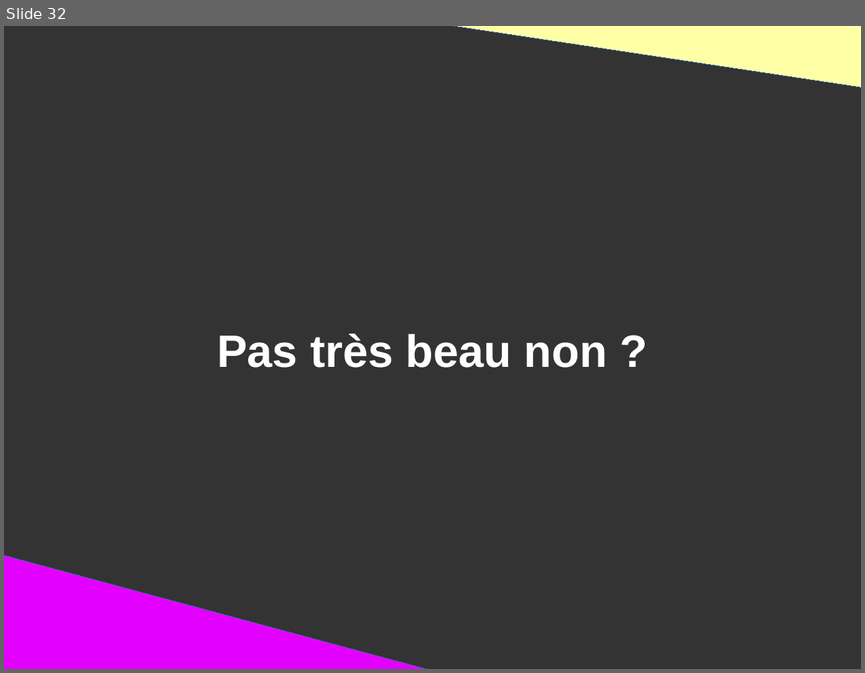
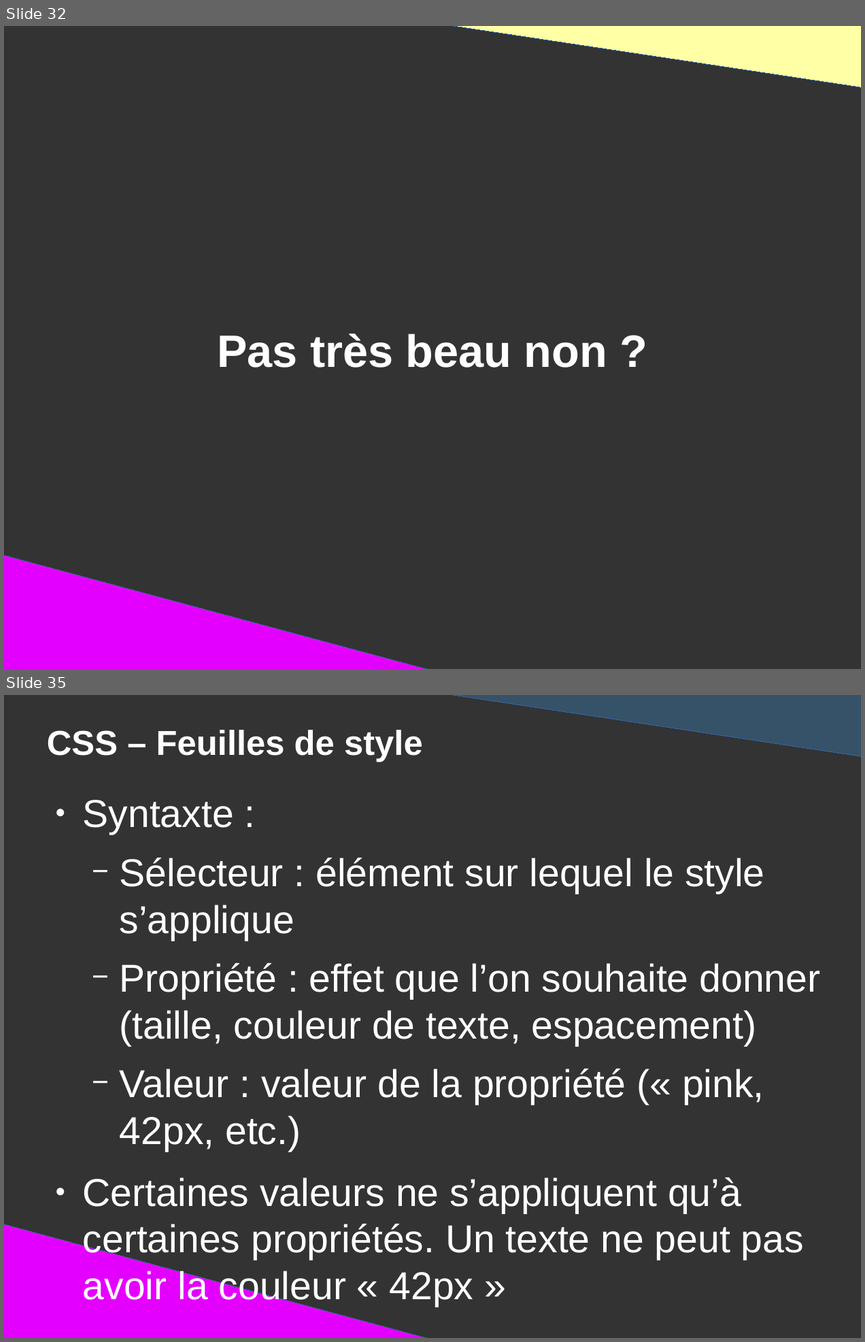
Before and after one commit to DanYellow/presentations, a slide deck: mmi/html/presentation.odp. Shown one above the other, each under a label of ours: slide 32 before the commit, slides 32 and 35 after it; the slides between them are not shown. The pictures are 865x673 and 865x1342 pixels, drawn with LibreOffice and Linux fonts; fonts in the diff are those of the drawing. Boxes give left, top, right and bottom in pixels: in the first picture for what was removed or moved away, otherwise in the second. Text is boxed around its words. In the diff, an @@ line names an element or a change of style, - is before the commit and + after.

```diff
--- a/mmi/html/presentation.odp
+++ b/mmi/html/presentation.odp
@@ slide 35 added at bbox=[4, 695, 861, 1338], background #333333 @@
@@ right triangle added at bbox=[422, 695, 861, 757], fill #355269, outline #3465A4 0 pt @@
@@ title added at bbox=[47, 730, 423, 762], 32 pt, text #FFFFFF, bold @@
+CSS – Feuilles de style
@@ text added at bbox=[83, 800, 820, 1306], 36 pt, text #FFFFFF @@
+● Syntaxte :
+  − Sélecteur : élément sur lequel le style s’applique
+  − Propriété : effet que l’on souhaite donner (taille, couleur de texte, espacement)
+  − Valeur : valeur de la propriété (« pink, 42px, etc.)
+● Certaines valeurs ne s’appliquent qu’à certaines propriétés. Un texte ne peut pas avoir la couleur « 42px »
@@ right triangle added at bbox=[4, 1223, 447, 1338], fill #E400FF, outline #3465A4 0 pt @@
```
Also in this commit, not shown: 2 slides changed, 16 other slides added, 1 slide removed, 15 other files.
